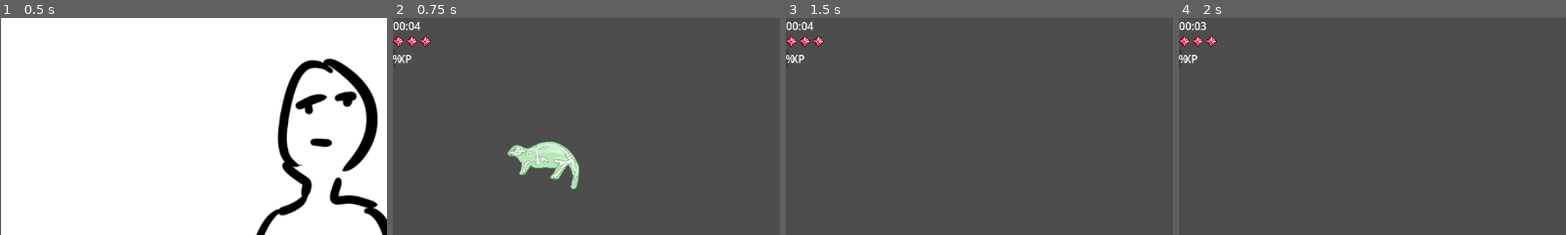
Above: before the commit, frames 1-4 (left to right).
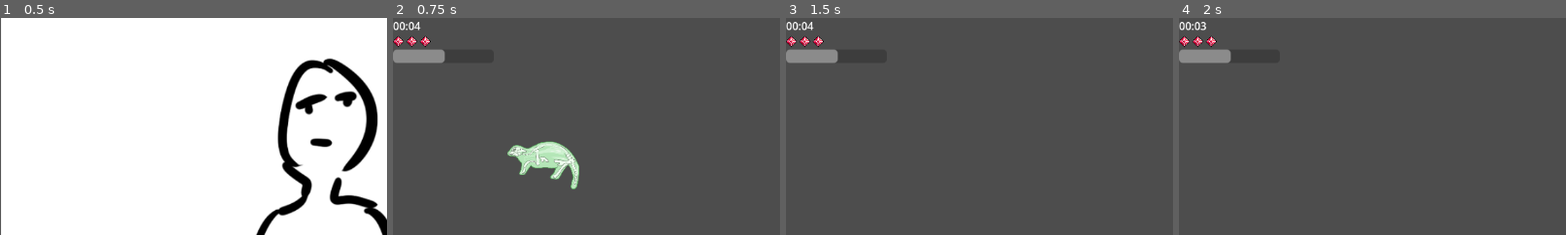
Above: after the commit, the same moments.

Repository: NickyZemenski/turtpocalypse
Game: Godot game, scene res://scene/MainMenu.tscn
The game is run twice, just before and just after one commit, with the same random seed, the same clock (stepped at 60 frames per second) and the same inputs.
Inputs (mouse positions are % of the whole screen's width and height, from its top left):
- Up to frame 1 (0.5 s): no input
- Up to frame 2 (0.75 s): click (50, 61) at 0.5 s
- Up to frame 3 (1.5 s): tap Enter at 1.25 s; move the mouse to (72, 45) at 1.27 s; hold D (moveRight) from 1.28 s (still down); click (72, 45) at 1.35 s
- Up to frame 4 (2 s): keep holding D (moveRight)
The pictures show only the part of the screen within x 0-50%, y 0-50%; the shares and areas given below are measured in that part.

Frame 1 is identical in both runs. In frame 2, 0.7% of the frame differs, in the area x 0-14%, y 14-21%; in frame 3, 0.7%; in frame 4, 0.7%.

Commit message:
Improve xp bar

Diff:
--- a/scene/MainGame.tscn
+++ b/scene/MainGame.tscn
@@ -47,10 +47,12 @@
 layout_mode = 2
 
 [node name="XPBar" type="ProgressBar" parent="HUD/VBoxContainer/HBoxContainer2" unique_id=1865885677]
+custom_minimum_size = Vector2(150, 20)
 layout_mode = 2
+value = 50.0
+show_percentage = false
 
 [node name="XPLabel" type="Label" parent="HUD/VBoxContainer/HBoxContainer2" unique_id=1257739524]
 layout_mode = 2
-text = "XP"
 
 [connection signal="timeout" from="Timer" to="." method="_on_timer_timeout"]
